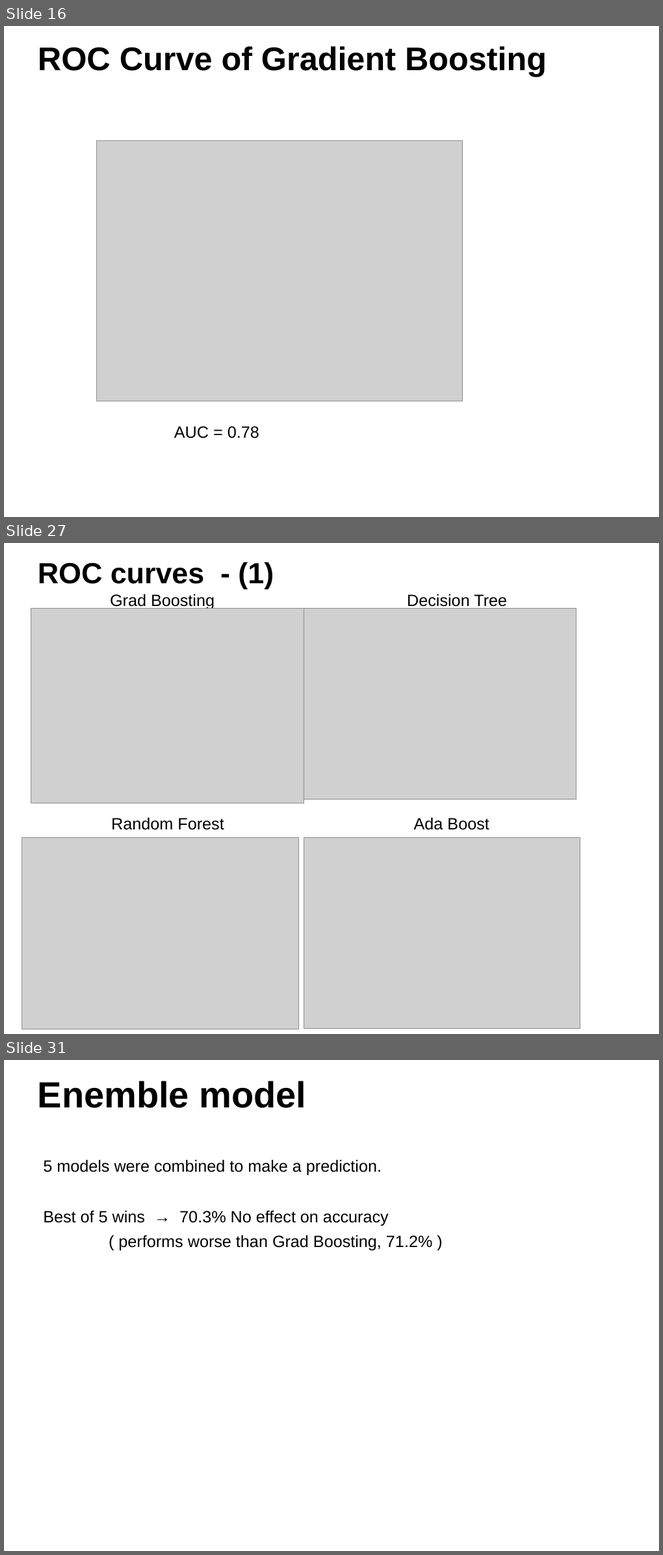
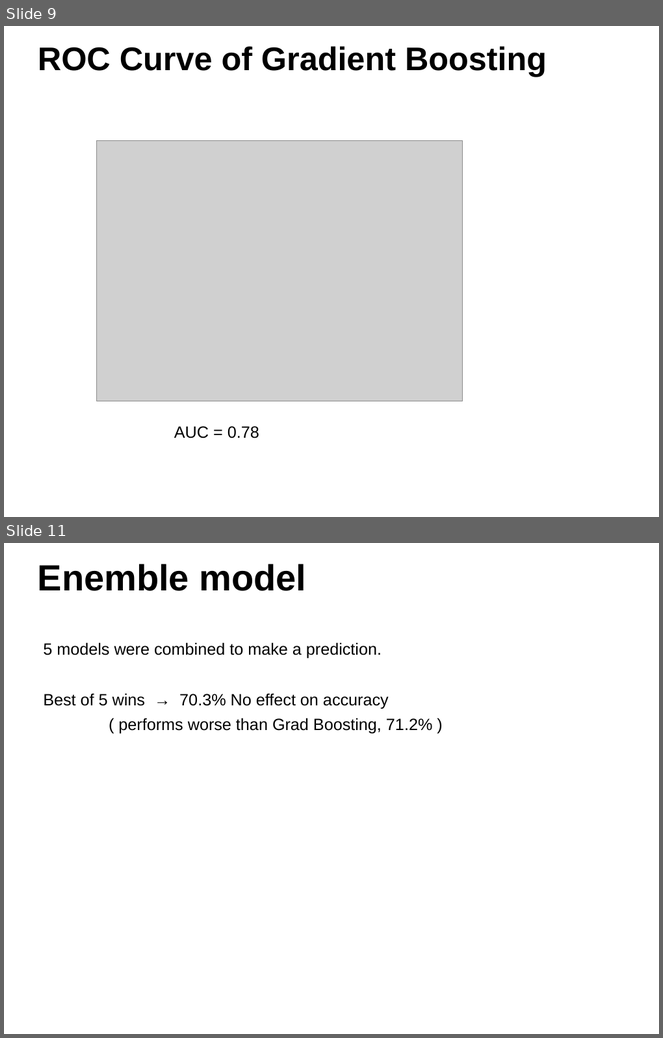
Before and after one commit to ggigaev/SFeaters, a slide deck: ppt/SFeaters_Final.pptx. Shown one above the other, each under a label of ours: slides 16, 27 and 31 before the commit, slides 9 and 11 after it; the slides between them are not shown. The pictures are 663x1555 and 663x1038 pixels, drawn with LibreOffice and Linux fonts; fonts in the diff are those of the drawing; grey boxes stand for pictures; background and template pictures are left out. Boxes give left, top, right and bottom in pixels: in the first picture for what was removed or moved away, otherwise in the second. Text is boxed around its words. In the diff, an @@ line names an element or a change of style, - is before the commit and + after.

```diff
--- a/ppt/SFeaters_Final.pptx
+++ b/ppt/SFeaters_Final.pptx
@@ slide 27 removed at box(4, 543, 659, 1034), background #FFFFFF @@
@@ text removed at box(38, 562, 274, 589) @@
-ROC curves - (1)
@@ text removed at box(110, 594, 215, 610) @@
-Grad Boosting
@@ text removed at box(407, 594, 507, 610) @@
-Decision Tree
@@ picture removed at box(31, 609, 304, 803) @@
@@ picture removed at box(304, 609, 576, 799) @@
@@ text removed at box(111, 817, 224, 830) @@
-Random Forest
@@ text removed at box(414, 817, 489, 830) @@
-Ada Boost
@@ picture removed at box(22, 838, 299, 1029) @@
@@ picture removed at box(304, 838, 580, 1029) @@
@@ what was slide 16 is now slide 9 @@
@@ what was slide 31 is now slide 11 @@
```
Also in this commit, not shown: 6 slides changed, 1 slide added, 17 other slides removed, 18 other files.
